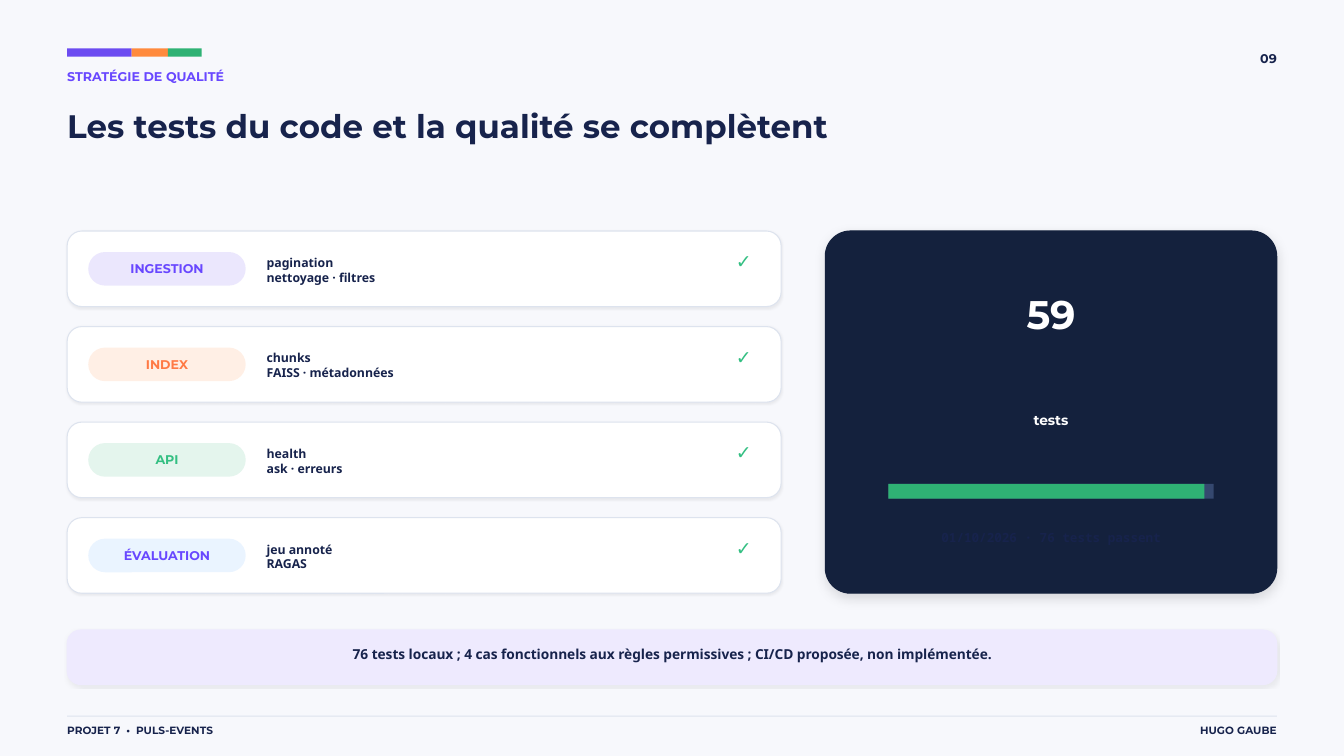
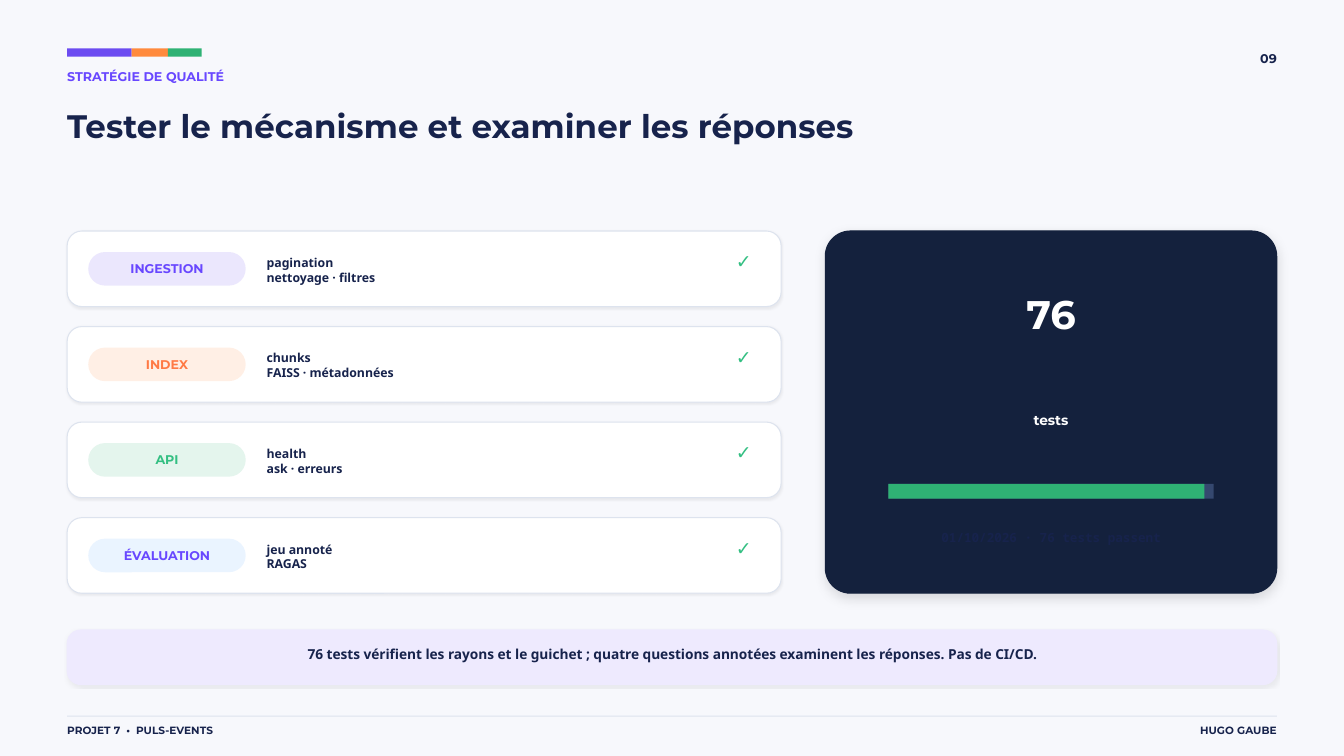
Before and after one commit to hgbe-GH/Projet7, a slide deck: slide 9 of outputs/openagenda-rag-soutenance.pptx. Drawn at 1344x756 pixels with LibreOffice and Linux fonts; fonts in the diff are those of the drawing. Boxes give left, top, right and bottom in pixels: in the first picture for what was removed or moved away, otherwise in the second. Text is boxed around its words. In the diff, an @@ line names an element or a change of style, - is before the commit and + after.

```diff
--- a/outputs/openagenda-rag-soutenance.pptx
+++ b/outputs/openagenda-rag-soutenance.pptx
@@ text at [67,112,854,145]: text changed @@
-Les tests du code et la qualité se complètent
+Tester le mécanisme et examiner les réponses
@@ text at [1026,300,1075,330]: text changed @@
-59
+76
@@ text at [308,648,1037,663]: text changed @@
-76 tests locaux ; 4 cas fonctionnels aux règles permissives ; CI/CD proposée, non implémentée.
+76 tests vérifient les rayons et le guichet ; quatre questions annotées examinent les réponses. Pas de CI/CD.
```
Also in this commit, not shown: 11 other slides changed, 22 other files.
